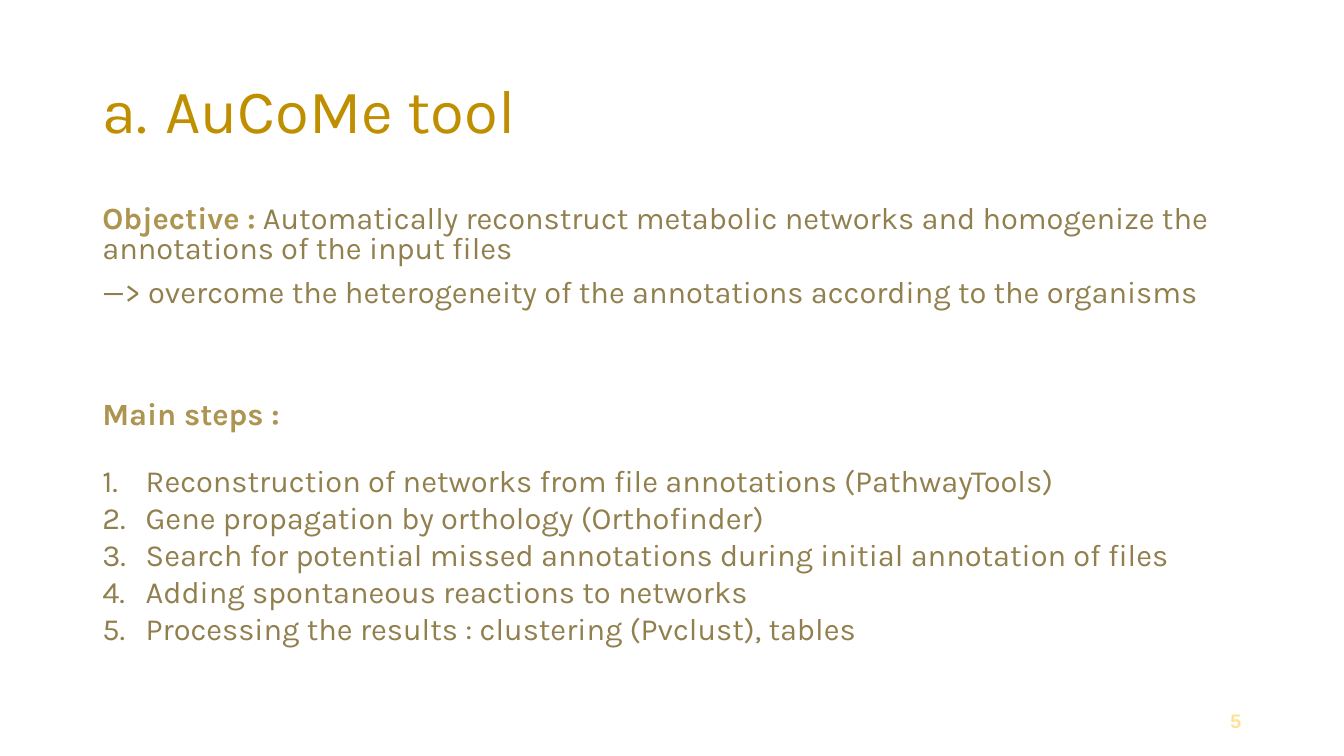
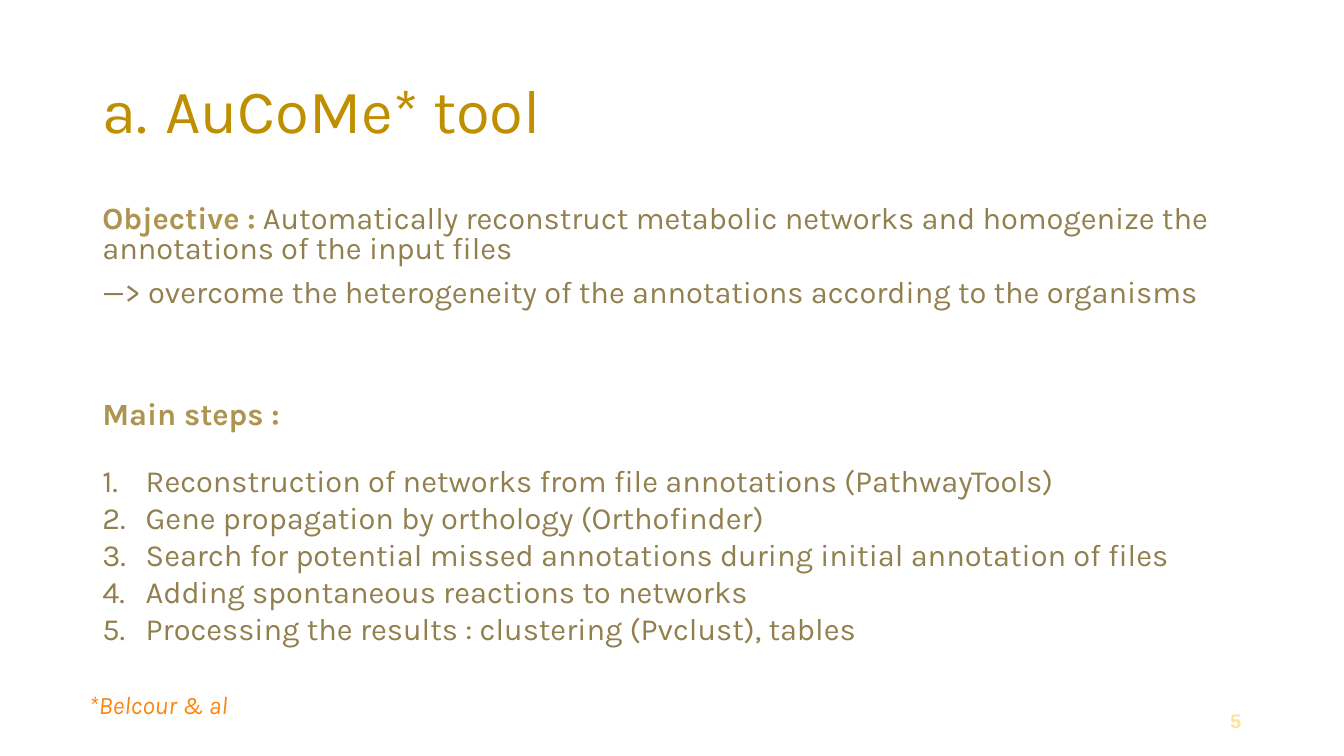
Before and after one commit to PaulineGHG/aucomana, a slide deck: slide 5 of DATA_EXT/Pb_stage(2).odp. Drawn at 1344x756 pixels with LibreOffice and Linux fonts; fonts in the diff are those of the drawing; background and template pictures are left out. Boxes give left, top, right and bottom in pixels: in the first picture for what was removed or moved away, otherwise in the second. Text is boxed around its words. In the diff, an @@ line names an element or a change of style, - is before the commit and + after.

```diff
--- a/DATA_EXT/Pb_stage(2).odp
+++ b/DATA_EXT/Pb_stage(2).odp
@@ title at bbox=[165, 91, 541, 134]: text changed @@
-a. AuCoMe tool
+a. AuCoMe* tool
@@ text added at bbox=[89, 696, 228, 715], 18 pt, text #FF860D, italic @@
+*Belcour & al
```
Also in this commit, not shown: 2 other slides changed, 2 other files.
